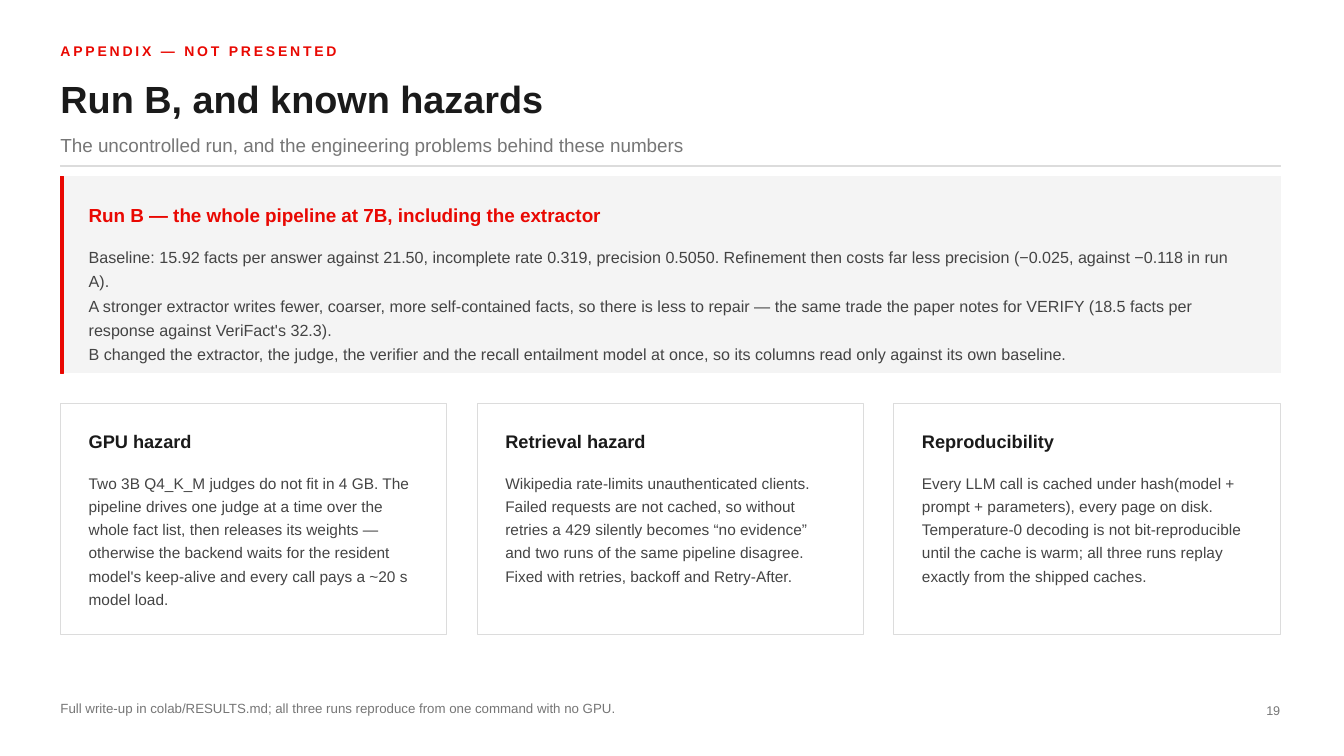
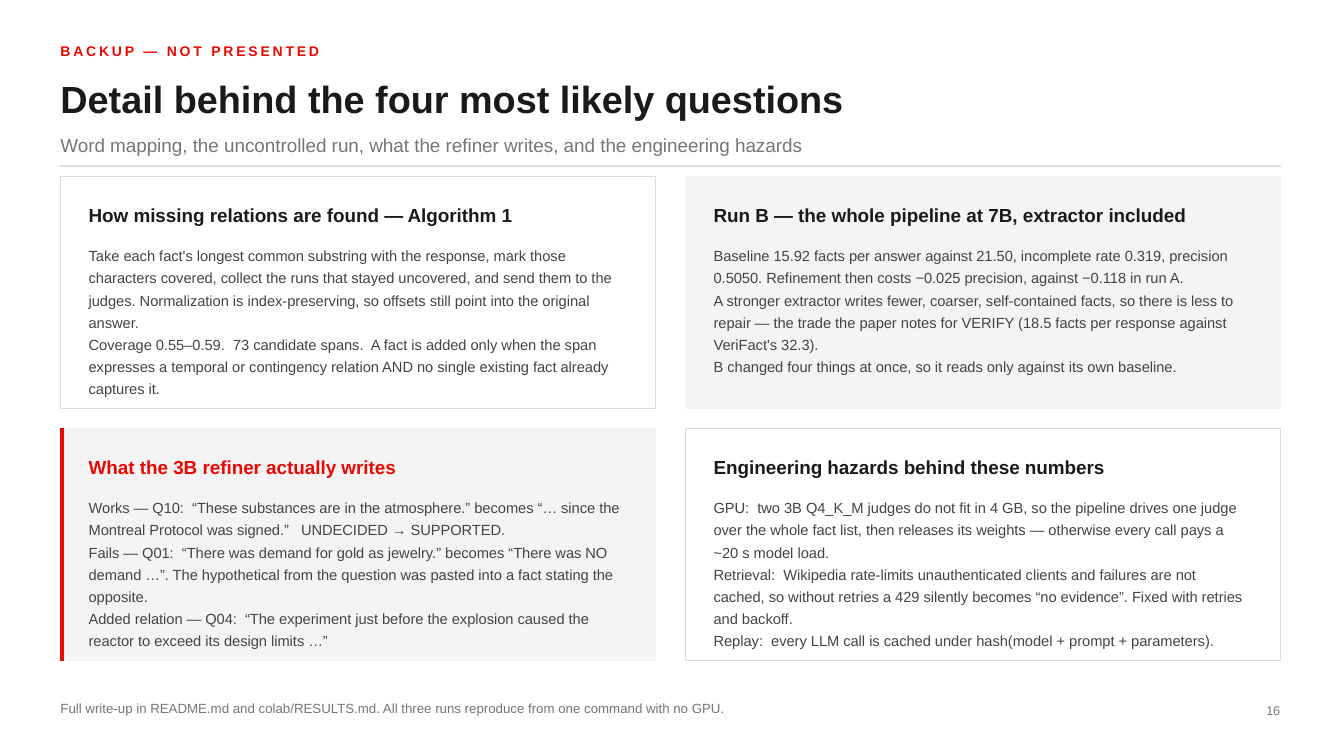
Before and after one commit to MadhavKrishna06/Verifact-Lite, a slide deck: slide 16 of presentation/VERIFACT-Lite-TTU.pptx (slide 19 before the commit). Drawn at 1344x756 pixels with LibreOffice and Linux fonts; fonts in the diff are those of the drawing. Boxes give left, top, right and bottom in pixels: in the first picture for what was removed or moved away, otherwise in the second. Text is boxed around its words. In the diff, an @@ line names an element or a change of style, - is before the commit and + after.

Commit message:
docs: 16 slides, team byline
Folds the four appendix slides into one backup slide covering word
mapping, run B, what the refiner writes, and the engineering hazards.
The deck is now 15 talk slides plus one backup, and nothing presented
changed.

Adds the five team members to the title slide.

```diff
--- a/presentation/VERIFACT-Lite-TTU.pptx
+++ b/presentation/VERIFACT-Lite-TTU.pptx
@@ text at (x1=60, y1=46, x2=319, y2=56): text changed @@
-APPENDIX — NOT PRESENTED
+BACKUP — NOT PRESENTED
@@ text at (x1=60, y1=85, x2=843, y2=121): text changed @@
-Run B, and known hazards
+Detail behind the four most likely questions
@@ text at (x1=60, y1=138, x2=802, y2=156): text changed @@
-The uncontrolled run, and the engineering problems behind these numbers
+Word mapping, the uncontrolled run, what the refiner writes, and the engineering hazards
@@ rectangle resized from (x1=60, y1=176, x2=1280, y2=373) to (x1=60, y1=176, x2=655, y2=408) @@
@@ rectangle at (x1=60, y1=176, x2=655, y2=408): fill #F4F4F4 to #FFFFFF; outline #F4F4F4 0.75 pt to #DCDCDC 0.75 pt @@
@@ rectangle removed at (x1=60, y1=176, x2=64, y2=373) @@
@@ rectangle added at (x1=686, y1=176, x2=1280, y2=408), fill #F4F4F4, outline #F4F4F4 0.75 pt @@
@@ text added at (x1=89, y1=208, x2=513, y2=226), 13.5 pt, text #1A1A1A, bold @@
+How missing relations are found — Algorithm 1
@@ text at (x1=714, y1=208, x2=1186, y2=226): text changed; text colour #E90802 to #1A1A1A @@
-Run B — the whole pipeline at 7B, including the extractor
+Run B — the whole pipeline at 7B, extractor included
@@ text added at (x1=89, y1=250, x2=611, y2=397), 10.5 pt, text #444444 @@
+Take each fact's longest common substring with the response, mark those characters covered, collect the runs that stayed uncovered, and send them to the judges. Normalization is index-preserving, so offsets still point into the original answer.
+Coverage 0.55–0.59. 73 candidate spans. A fact is added only when the span expresses a temporal or contingency relation AND no single existing fact already captures it.
@@ text at (x1=714, y1=250, x2=1233, y2=375): text changed; size 11.5 to 10.5 pt @@
-Baseline: 15.92 facts per answer against 21.50, incomplete rate 0.319, precision 0.5050. Refinement then costs far less precision (−0.025, against −0.118 in run A).
-A stronger extractor writes fewer, coarser, more self-contained facts, so there is less to repair — the same trade the paper notes for VERIFY (18.5 facts per response against VeriFact's 32.3).
-B changed the extractor, the judge, the verifier and the recall entailment model at once, so its columns read only against its own baseline.
+Baseline 15.92 facts per answer against 21.50, incomplete rate 0.319, precision 0.5050. Refinement then costs −0.025 precision, against −0.118 in run A.
+A stronger extractor writes fewer, coarser, self-contained facts, so there is less to repair — the trade the paper notes for VERIFY (18.5 facts per response against VeriFact's 32.3).
+B changed four things at once, so it reads only against its own baseline.
@@ rectangle resized from (x1=477, y1=403, x2=863, y2=635) to (x1=60, y1=429, x2=64, y2=660) @@
@@ rectangle at (x1=60, y1=429, x2=64, y2=660): fill #FFFFFF to #E90802; outline #DCDCDC 0.75 pt to #E90802 0.25 pt @@
@@ rectangle resized from (x1=60, y1=403, x2=447, y2=635) to (x1=60, y1=429, x2=655, y2=660) @@
@@ rectangle at (x1=60, y1=429, x2=655, y2=660): fill #FFFFFF to #F4F4F4; outline #DCDCDC 0.75 pt to #F4F4F4 0.75 pt @@
@@ text removed at (x1=89, y1=434, x2=192, y2=448) @@
-GPU hazard
@@ text removed at (x1=505, y1=434, x2=646, y2=448) @@
-Retrieval hazard
@@ rectangle resized from (x1=894, y1=403, x2=1280, y2=635) to (x1=686, y1=429, x2=1280, y2=660) @@
@@ text removed at (x1=89, y1=478, x2=409, y2=605) @@
-Two 3B Q4_K_M judges do not fit in 4 GB. The pipeline drives one judge at a time over the whole fact list, then releases its weights — otherwise the backend waits for the resident model's keep-alive and every call pays a ~20 s model load.
@@ text added at (x1=89, y1=460, x2=395, y2=478), 13.5 pt, text #E90802, bold @@
+What the 3B refiner actually writes
@@ text removed at (x1=505, y1=478, x2=810, y2=585) @@
-Wikipedia rate-limits unauthenticated clients. Failed requests are not cached, so without retries a 429 silently becomes “no evidence” and two runs of the same pipeline disagree. Fixed with retries, backoff and Retry-After.
@@ text at (x1=714, y1=460, x2=1104, y2=478): text changed; size 13 to 13.5 pt @@
-Reproducibility
+Engineering hazards behind these numbers
@@ text added at (x1=89, y1=502, x2=619, y2=649), 10.5 pt, text #444444 @@
+Works — Q10: “These substances are in the atmosphere.” becomes “… since the Montreal Protocol was signed.” UNDECIDED → SUPPORTED.
+Fails — Q01: “There was demand for gold as jewelry.” becomes “There was NO demand …”. The hypothetical from the question was pasted into a fact stating the opposite.
+Added relation — Q04: “The experiment just before the explosion caused the reactor to exceed its design limits …”
@@ text at (x1=714, y1=502, x2=1243, y2=649): text changed; size 11 to 10.5 pt @@
-Every LLM call is cached under hash(model + prompt + parameters), every page on disk. Temperature-0 decoding is not bit-reproducible until the cache is warm; all three runs replay exactly from the shipped caches.
+GPU: two 3B Q4_K_M judges do not fit in 4 GB, so the pipeline drives one judge over the whole fact list, then releases its weights — otherwise every call pays a ~20 s model load.
+Retrieval: Wikipedia rate-limits unauthenticated clients and failures are not cached, so without retries a 429 silently becomes “no evidence”. Fixed with retries and backoff.
+Replay: every LLM call is cached under hash(model + prompt + parameters).
@@ text at (x1=60, y1=703, x2=724, y2=716): text changed @@
-Full write-up in colab/RESULTS.md; all three runs reproduce from one command with no GPU.
+Full write-up in README.md and colab/RESULTS.md. All three runs reproduce from one command with no GPU.
```
Also in this commit, not shown: 1 other slide changed, 3 slides removed, 1 other file.
